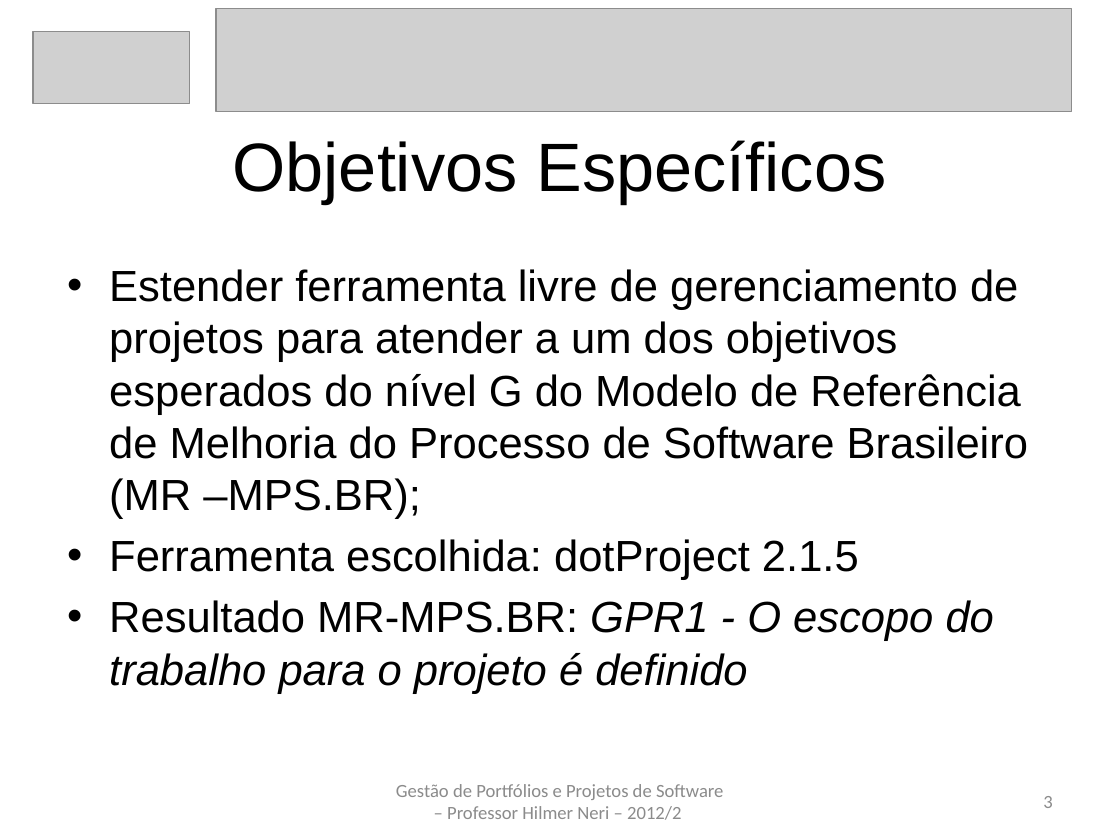
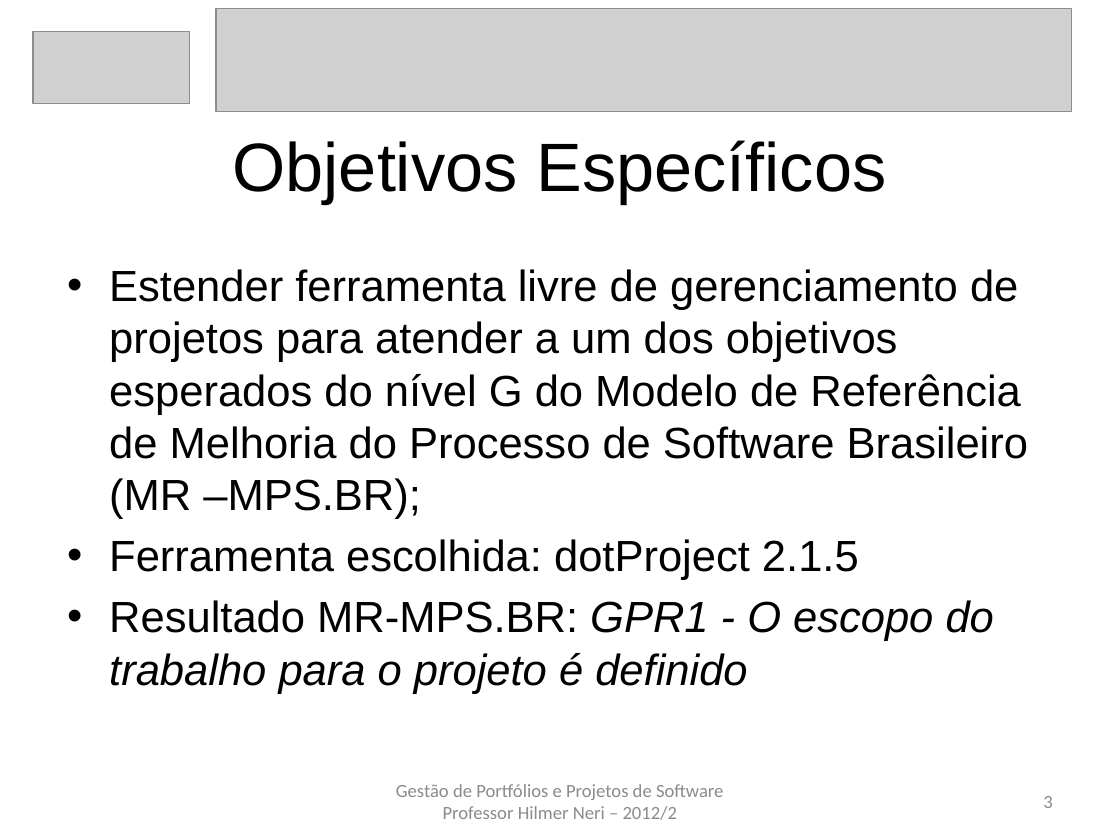
Before and after one commit to carlosneo/dotprojecteap, a slide deck: slide 3 of Dot Project EAP/4. System Management/Apresentacoes/apresentacaoV8.pptx. Drawn at 1120x840 pixels with LibreOffice and Linux fonts; fonts in the diff are those of the drawing; grey boxes stand for pictures. Boxes give left, top, right and bottom in pixels: in the first picture for what was removed or moved away, otherwise in the second. Text is boxed around its words. In the diff, an @@ line names an element or a change of style, - is before the commit and + after.

```diff
--- a/Dot Project EAP/4. System Management/Apresentacoes/apresentacaoV8.pptx
+++ b/Dot Project EAP/4. System Management/Apresentacoes/apresentacaoV8.pptx
@@ text at (396,784,723,820): text changed @@
-Gestão de Portfólios e Projetos de Software – Professor Hilmer Neri – 2012/2
+Gestão de Portfólios e Projetos de Software Professor Hilmer Neri – 2012/2
```
Also in this commit, not shown: 5 other slides changed.
